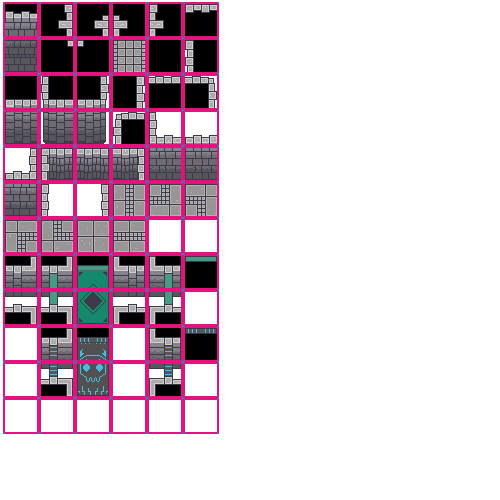
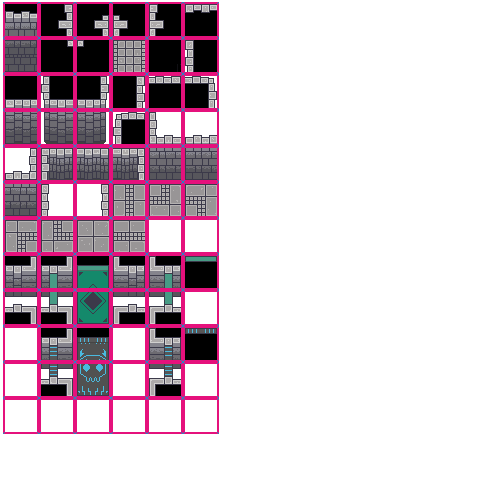
Two versions of the same layered image (500px x 500px). Layer-by-layer changes:
painted on "Calque 12(collé)" over <box>42,76,73,144</box>
